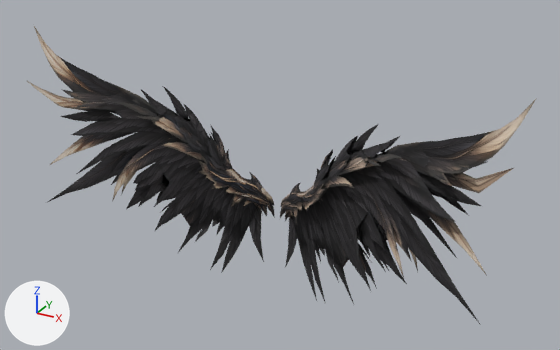
Before and after pictures for a commit that changed the glTF model public/models/wings/wings.glb.
Camera for both pictures: a 50 mm lens placed at (16.9, -31.1, 18.0), pointed at (0.9, -2.0, 3.5). The lights are fixed; the arrows at lower left show +X, +Y and +Z. The first picture is the older version.

Names of what the first picture shows: 'wing1'.
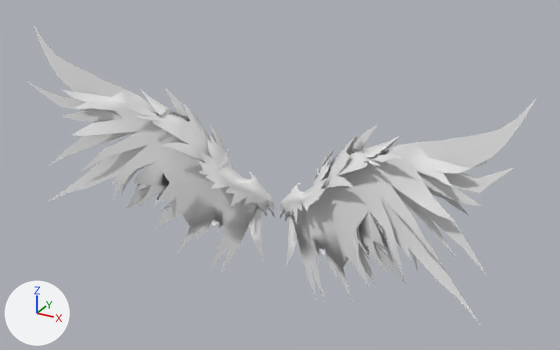
Pixel boxes (x1, y1, x2, y2) of what changed, in the pictures (560 x 350 px):
'wing1', recoloured (black to white)
    both: (26, 26, 537, 325)

Patch to the scene script:
```diff
--- a/public/models/wings/wings.glb.py
+++ b/public/models/wings/wings.glb.py
@@ me_tripo_mesh_e84cc3ee @@
 me_tripo_mesh_e84cc3ee.from_pydata(...)  # 1063 vertices, 1405 faces; spans x -12.5..12.1, y -5.0..-0.4, z -3.0..9.5
-me_tripo_mesh_e84cc3ee.materials.append(mat_tripo_mat_e84cc3ee)  # picture img_tripo_image_e84cc3ee_f67a_4545_a11a_17793e7c9411_0_0
```
